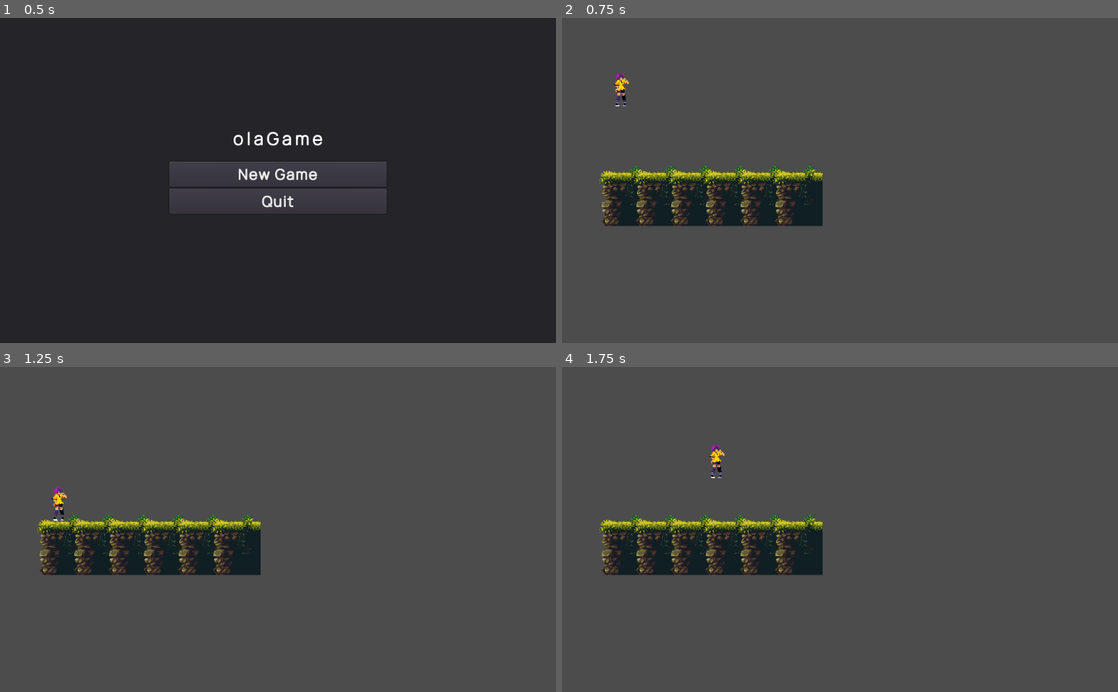
Above: before the commit, frames 1-4 (two rows, left to right).
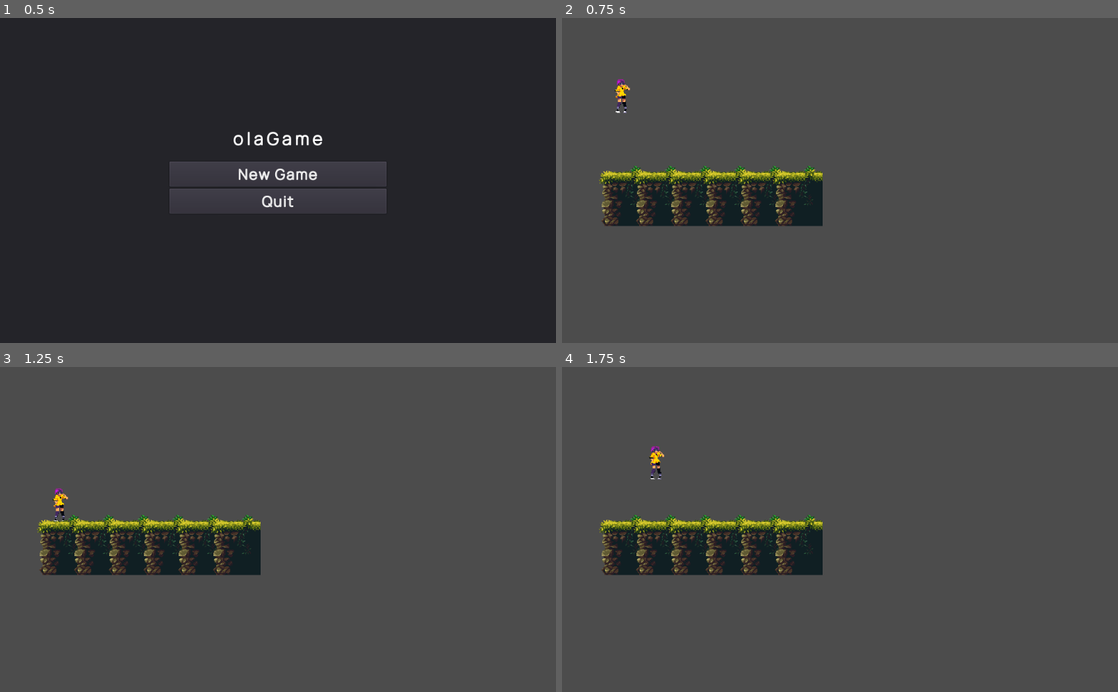
Above: after the commit, the same moments.

Repository: ivancdlarrain/olaGames
Game: Godot game, scene res://scenes/menus/Main_menu.tscn
The game is run twice, just before and just after one commit, with the same random seed, the same clock (stepped at 60 frames per second) and the same inputs.
Inputs:
- Up to frame 1 (0.5 s): no input
- Up to frame 2 (0.75 s): click "New Game" at 0.5 s
- Up to frame 3 (1.25 s): no input
- Up to frame 4 (1.75 s): hold Right (ui_right) from 1.28 s (still down); tap Space (dash) at 1.35 s; tap Up (ui_up) at 1.52 s

Frame 1 is identical in both runs. In frame 2, 0.2% of the frame differs, in the area x 9-13%, y 16-30%; in frame 3, 0.1%; in frame 4, 0.3%, in the area x 15-30%, y 23-35%.

Commit message:
pending moving fix

Diff:
--- a/assets/Player.tscn
+++ b/assets/Player.tscn
@@ -4,21 +4,15 @@
 [ext_resource path="res://scripts/Player.gd" type="Script" id=2]
 
 [sub_resource type="RectangleShape2D" id=1]
-extents = Vector2( 6.19992, 13.5442 )
+extents = Vector2( 15.97, 36.0525 )
 
-[node name="KinematicBody2D" type="KinematicBody2D"]
-position = Vector2( 32.7607, 29.5976 )
-scale = Vector2( 2.52, 2.52 )
+[node name="Player" type="KinematicBody2D"]
 script = ExtResource( 2 )
-__meta__ = {
-"_edit_group_": true
-}
 
 [node name="CollisionShape2D" type="CollisionShape2D" parent="."]
-position = Vector2( 1.08221, 1.35276 )
+position = Vector2( 2.77081, 10.8356 )
 shape = SubResource( 1 )
 
 [node name="Sprite" type="Sprite" parent="."]
-position = Vector2( -0.602686, -4.53174 )
-scale = Vector2( 0.529563, 0.529563 )
+scale = Vector2( 1.336, 1.336 )
 texture = ExtResource( 1 )
--- a/scripts/Player.gd
+++ b/scripts/Player.gd
@@ -4,12 +4,16 @@
 export var move_speed = 300
 export var jump_speed = 500
 export var grav = 1000
-export var max_speed = 1000
+export var max_speed = 100
 
+var accel = 3.0
+var deaccel = 6.0
 
+var facing_right = true
 
 func _ready():
 	pass
+
 
 
 func _physics_process(delta):
@@ -25,10 +29,38 @@
 	if Input.is_action_just_pressed("ui_up") and on_floor:
 		velocity.y = -jump_speed
 
-	var target_vel = (Input.get_action_strength("ui_right") - Input.get_action_strength("ui_left")) * move_speed
+	var target_vel = (int(Input.is_action_pressed("ui_right")) - int(Input.is_action_pressed("ui_left")))
+	print(target_vel)
+
+	if abs(velocity.x) < max_speed:
+
+
+		velocity.x = velocity.x + target_vel * max_speed / accel
+		if abs(velocity.x) > max_speed:
+			velocity.x = sign(velocity.x) * max_speed
+
+	# Deaccel
+	if not bool(target_vel) or abs(velocity.x) > max_speed:
+		print("Deaccel")
+		var v_sign = sign(velocity.x)
+		if v_sign != 0:
+			velocity.x = velocity.x - v_sign * max_speed / deaccel
+			if sign(velocity.x) != v_sign:
+				velocity.x = 0
+
 	dash_input()
-	velocity.x = lerp(velocity.x, target_vel, 0.2)
+
+
+	#Animation
+	if Input.is_action_pressed("ui_left") and not Input.is_action_pressed("ui_right"):
+		if facing_right:
+			scale.x *= -1
+		facing_right = false
+	if Input.is_action_pressed("ui_right") and not Input.is_action_pressed("ui_left"):
+		if not facing_right:
+			scale.x *= -1
+		facing_right = true
 
 func dash_input():
 	if Input.is_action_just_pressed("dash"):
-		velocity.x += 1000
+		velocity.x += sign(velocity.x) * 200
